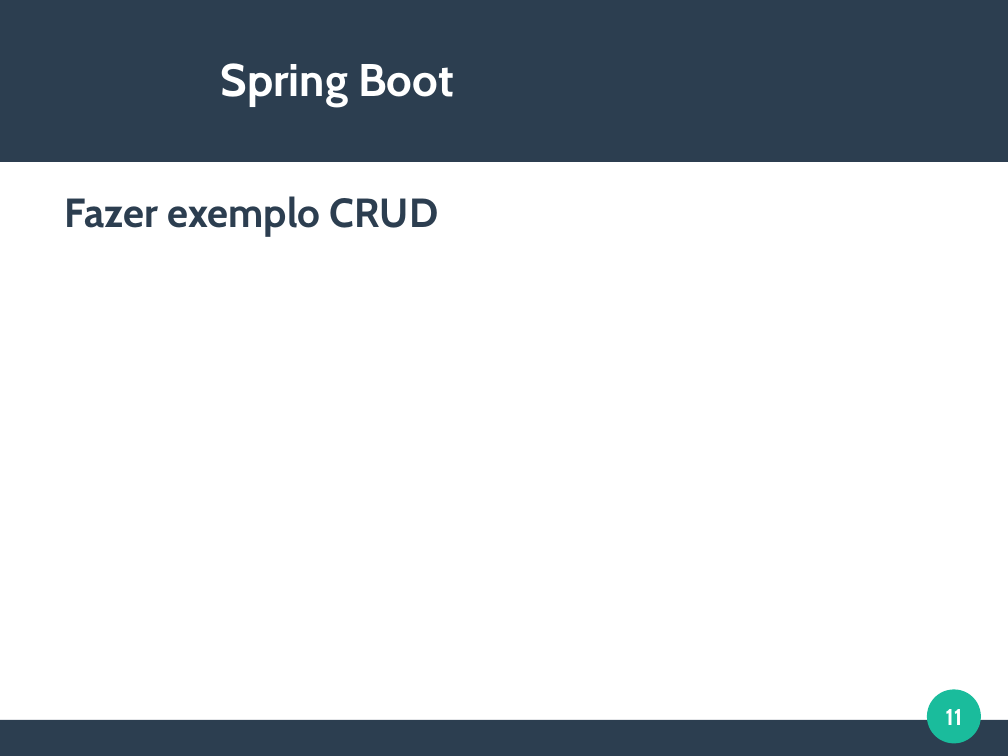
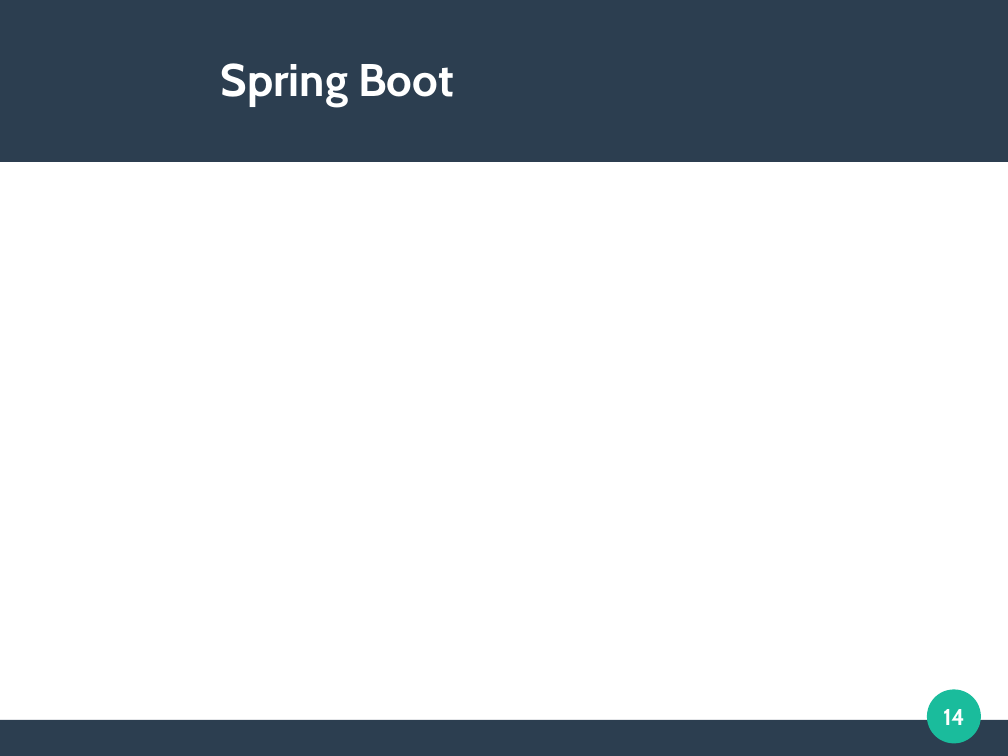
Before and after one commit to viniciusFortti/test, a slide deck: slide 14 of Apresentação/QuartaApresentacaoSpring.odp (slide 11 before the commit). Drawn at 1008x756 pixels with LibreOffice and Linux fonts; fonts in the diff are those of the drawing. Boxes give left, top, right and bottom in pixels: in the first picture for what was removed or moved away, otherwise in the second. Text is boxed around its words. In the diff, an @@ line names an element or a change of style, - is before the commit and + after.

```diff
--- a/Apresentação/QuartaApresentacaoSpring.odp
+++ b/Apresentação/QuartaApresentacaoSpring.odp
@@ text removed at (65,196,439,237) @@
-Fazer exemplo CRUD
@@ page number at (943,709,965,725): text changed @@
-11
+14
```
Also in this commit, not shown: 4 other slides changed, 10 slides added, 5 slides removed, 4 other files.
